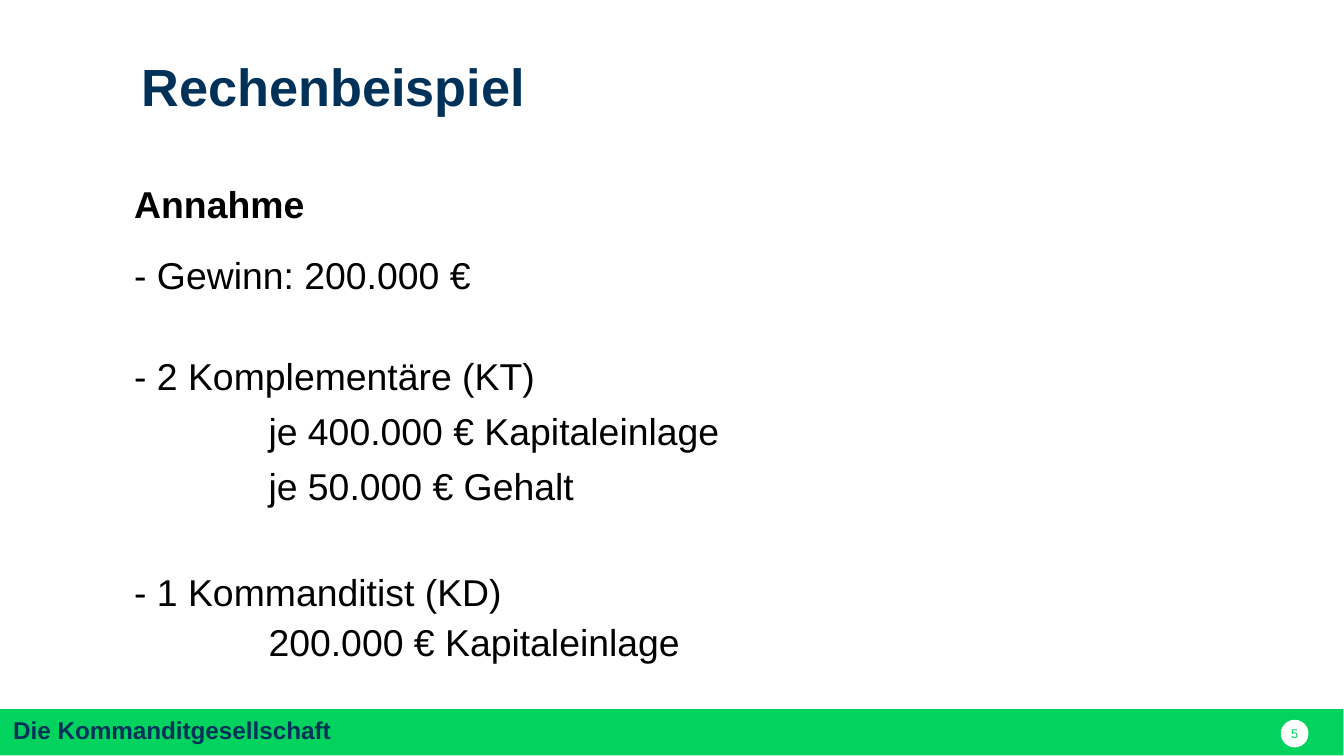
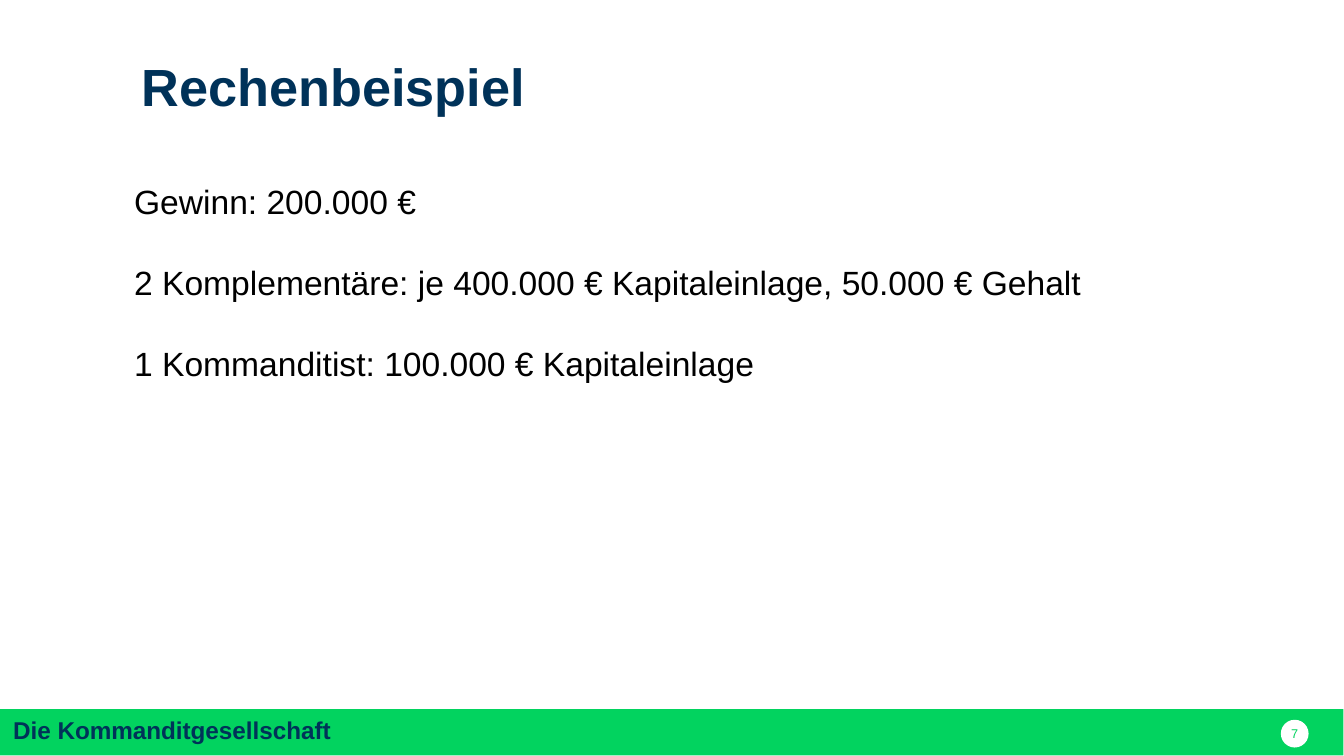
Before and after one commit to nodeg/exercises, a slide deck: slide 7 of Referat_BWP_KG_dom.pptx (slide 5 before the commit). Drawn at 1344x756 pixels with LibreOffice and Linux fonts; fonts in the diff are those of the drawing. Boxes give left, top, right and bottom in pixels: in the first picture for what was removed or moved away, otherwise in the second. Text is boxed around its words. In the diff, an @@ line names an element or a change of style, - is before the commit and + after.

```diff
--- a/Referat_BWP_KG_dom.pptx
+++ b/Referat_BWP_KG_dom.pptx
@@ text at (134, 189, 1081, 382): text changed; size 20 to 18 pt @@
-Annahme
-- Gewinn: 200.000 €
-- 2 Komplementäre (KT)
-je 400.000 € Kapitaleinlage
-je 50.000 € Gehalt
-- 1 Kommanditist (KD)
-200.000 € Kapitaleinlage
+Gewinn: 200.000 €
+2 Komplementäre: je 400.000 € Kapitaleinlage, 50.000 € Gehalt
+1 Kommanditist: 100.000 € Kapitaleinlage
@@ page number at (1291, 729, 1298, 738): text changed @@
-5
+7
```
Also in this commit, not shown: 7 other slides changed, 2 slides added.
